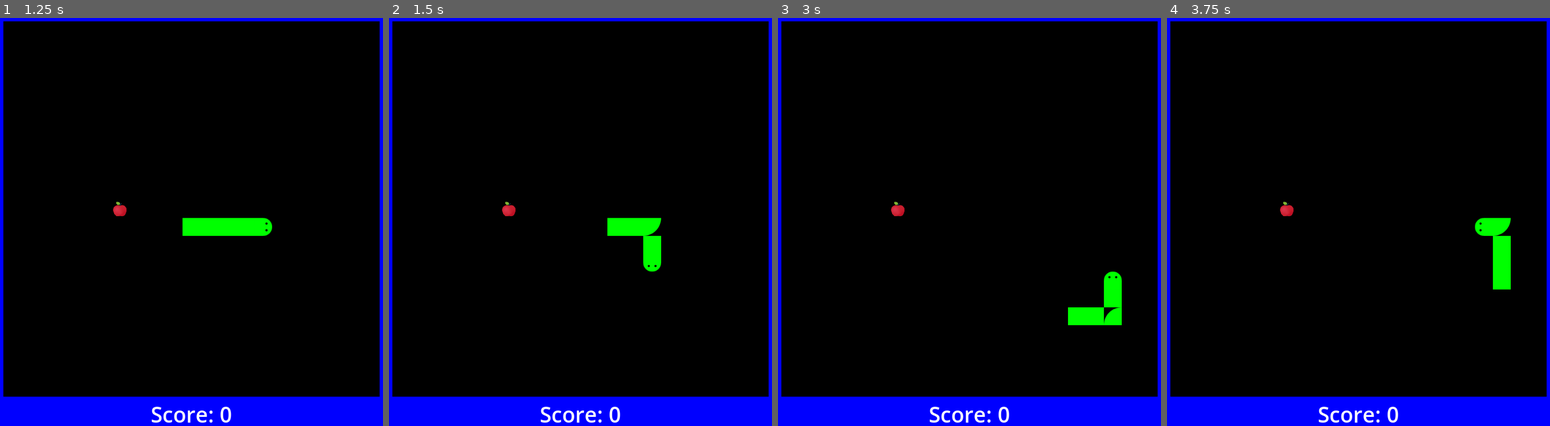
Above: before the commit, frames 1-4 (left to right).
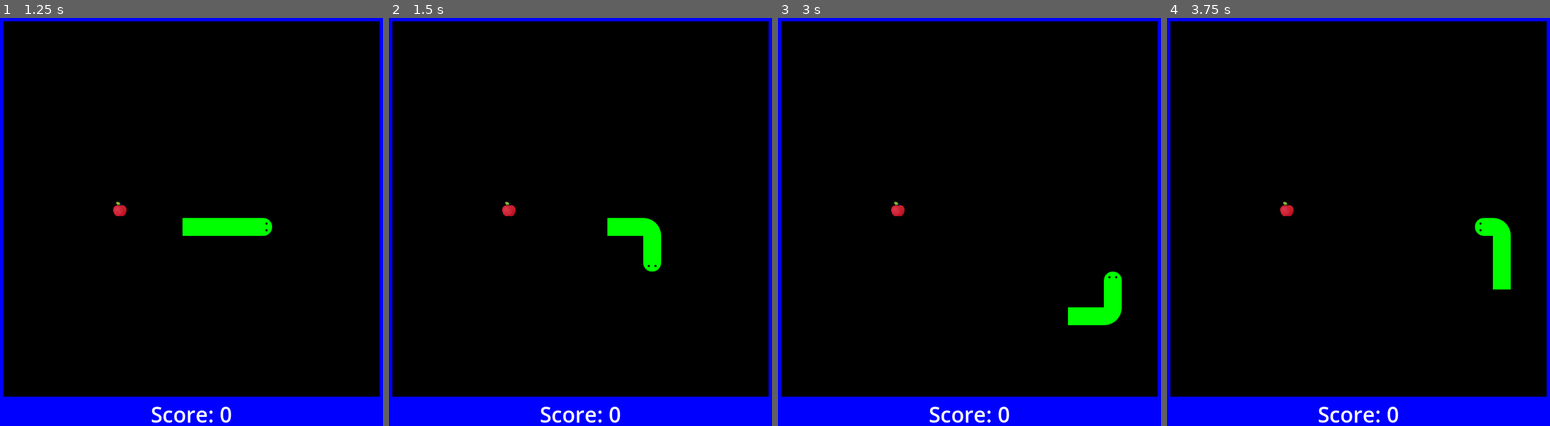
Above: after the commit, the same moments.

Repository: jedim101/snake
Game: Godot game, scene res://scenes/main.tscn
The game is run twice, just before and just after one commit, with the same random seed, the same clock (stepped at 60 frames per second) and the same inputs.
Inputs:
- Up to frame 1 (1.25 s): hold Right (move_right) from 0.53 s (still down)
- Up to frame 2 (1.5 s): release Right (move_right) at 1.28 s; hold Down (move_down) from 1.28 s (still down)
- Up to frame 3 (3 s): release Down (move_down) at 2.03 s; hold Right (move_right) 2.03-2.78 s; hold Up (move_up) from 2.78 s (still down)
- Up to frame 4 (3.75 s): release Up (move_up) at 3.53 s; hold Left (move_left) from 3.53 s (still down)

Frame 1 is identical in both runs. In frame 2, less than 0.1% of the frame differs, in the area x 66-72%, y 48-54%; in frame 3, 0.1%, in the area x 84-90%, y 70-76%; in frame 4, less than 0.1%.

Commit message:
all turns work

Diff:
--- a/scenes/main.gd
+++ b/scenes/main.gd
@@ -48,10 +48,16 @@
 		body_segment.set_texture(preload("res://assests/Turn.png"))
 
 		var rotation: int
-		if turn.x + turn.y == 0:
-			rotation = turn.x * 90
+		if turn == Vector2(-1, -1):
+			rotation = 180
+		elif turn == Vector2(-1, 1):
+			rotation = 90
+		elif turn == Vector2(1, -1):
+			rotation = -90
+		elif turn == Vector2(1, 1):
+			rotation = 0
 
-		body_segment.rotation_degrees = ((turn.y + 1) + (turn.x + 1) / 2) * -90
+		body_segment.rotation_degrees = rotation
 	else:
 		body_segment.set_texture(preload("res://assests/Body.png"))
 
